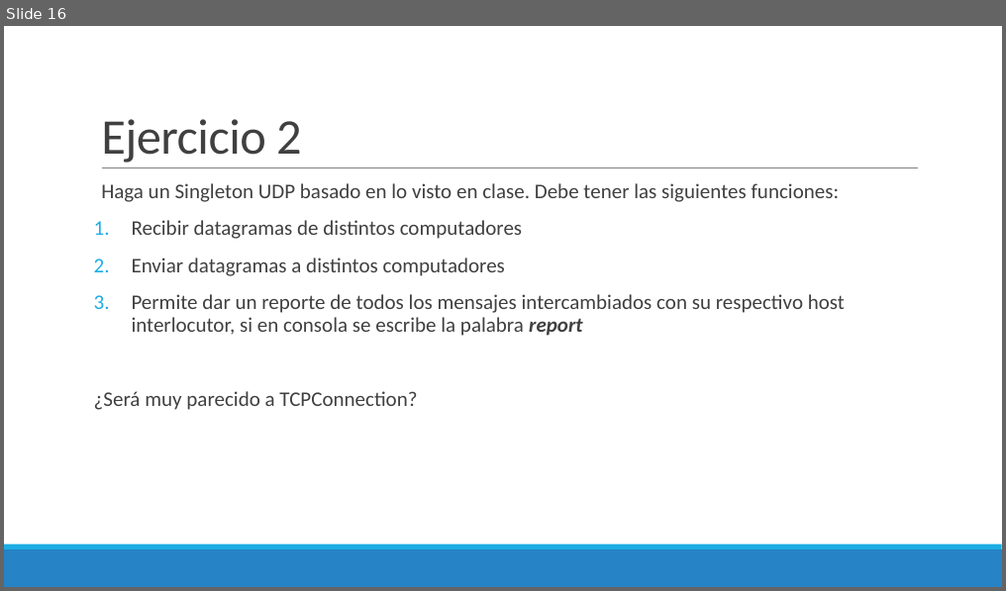
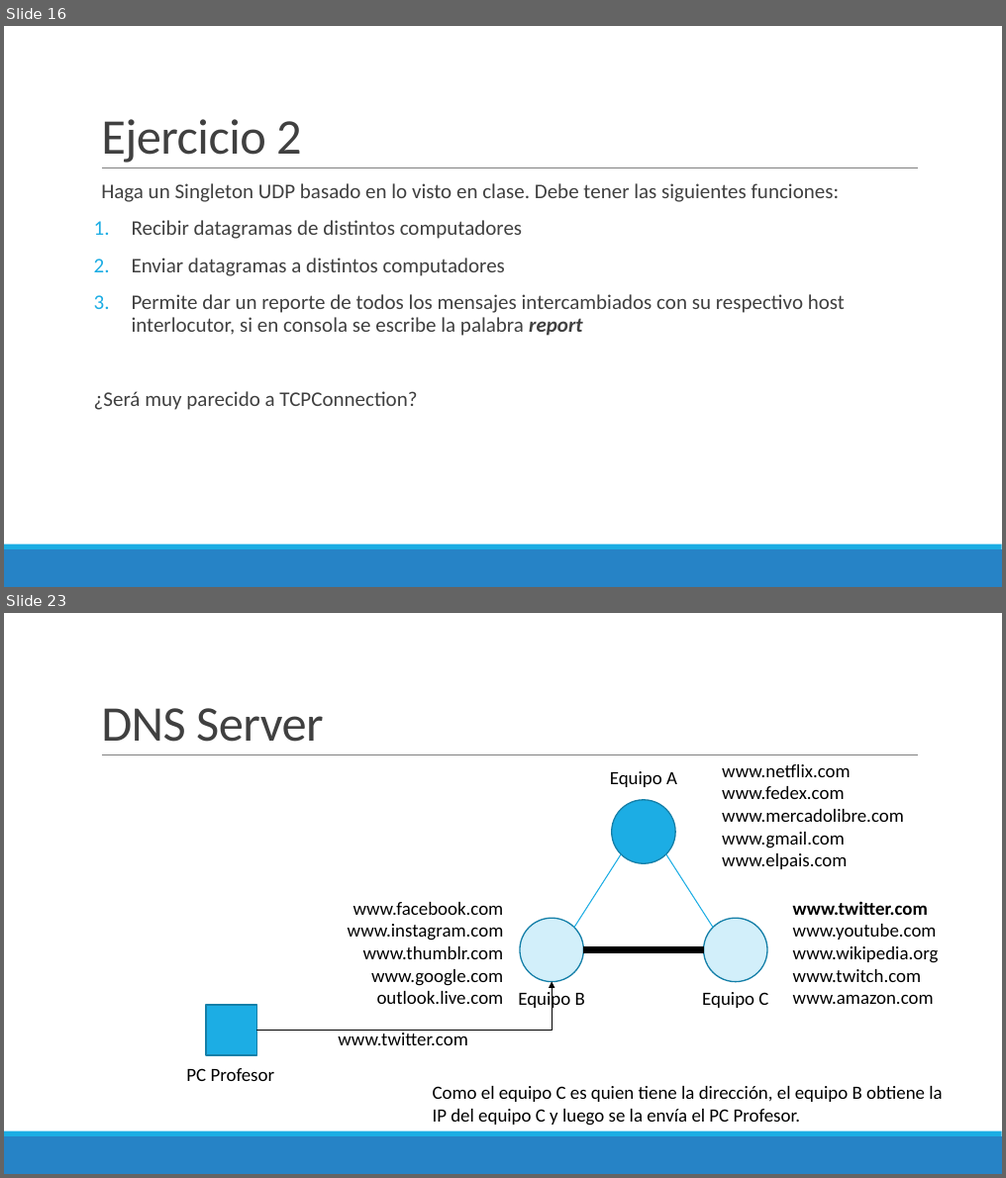
Before and after one commit to Domiciano/ProgramacionEnRed191, a slide deck: Semana 7/Presentación.pptx. Shown one above the other, each under a label of ours: slide 16 before the commit, slides 16 and 23 after it; the slides between them are not shown. The pictures are 1006x591 and 1006x1178 pixels, drawn with LibreOffice and Linux fonts; fonts in the diff are those of the drawing. Boxes give left, top, right and bottom in pixels: in the first picture for what was removed or moved away, otherwise in the second. Text is boxed around its words. In the diff, an @@ line names an element or a change of style, - is before the commit and + after.

```diff
--- a/Semana 7/Presentación.pptx
+++ b/Semana 7/Presentación.pptx
@@ slide 23 added at (4, 613, 1002, 1174), background #FFFFFF; not listed: 3 template elements that a slide beside it also shows @@
@@ title added at (101, 708, 323, 742), 48 pt, text #404040 @@
+DNS Server
@@ text added at (610, 771, 677, 787), 18 pt, text #000000 @@
+Equipo A
@@ text added at (722, 764, 904, 869), 18 pt, text #000000 @@
+www.netflix.com
+www.fedex.com
+www.mercadolibre.com
+www.gmail.com
+www.elpais.com
@@ ellipse added at (612, 800, 675, 863), fill #1CADE4, outline #1580A9 1.25 pt @@
@@ line added from (574, 928) to (621, 855), #1CADE4 1 pt @@
@@ line added from (713, 928) to (666, 855), #1CADE4 1 pt @@
@@ text added at (348, 902, 504, 1004), 18 pt, text #000000 @@
+www.facebook.com
+www.instagram.com
+www.thumblr.com
+www.google.com
+outlook.live.com
@@ text added at (793, 901, 939, 1004), 18 pt, text #000000 @@
+www.twitter.com
+www.youtube.com
+www.wikipedia.org
+www.twitch.com
+www.amazon.com
@@ ellipse added at (520, 919, 583, 982), fill #D2EFFA, outline #1580A9 1.25 pt @@
@@ ellipse added at (704, 919, 767, 982), fill #D2EFFA, outline #1580A9 1.25 pt @@
@@ line added from (583, 950) to (704, 950), #000000 6 pt @@
@@ elbow arrow added from (257, 1031) to (552, 982), #000000 1 pt @@
@@ text added at (518, 990, 585, 1011), 18 pt, text #000000 @@
+Equipo B
@@ text added at (702, 992, 768, 1008), 18 pt, text #000000 @@
+Equipo C
@@ rectangle added at (206, 1005, 257, 1057), fill #1CADE4, outline #1580A9 1.25 pt @@
@@ text added at (338, 1030, 467, 1046), 18 pt, text #000000 @@
+www.twitter.com
@@ text added at (186, 1068, 275, 1081), 18 pt, text #000000 @@
+PC Profesor
@@ text added at (433, 1086, 942, 1126), 18 pt, text #000000 @@
+Como el equipo C es quien tiene la dirección, el equipo B obtiene la IP del equipo C y luego se la envía el PC Profesor.
```
Also in this commit, not shown: 6 other slides added.
